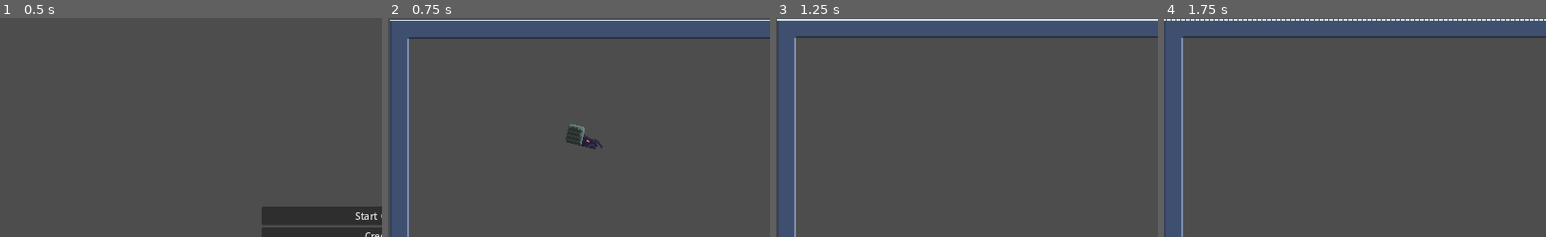
Above: before the commit, frames 1-4 (left to right).
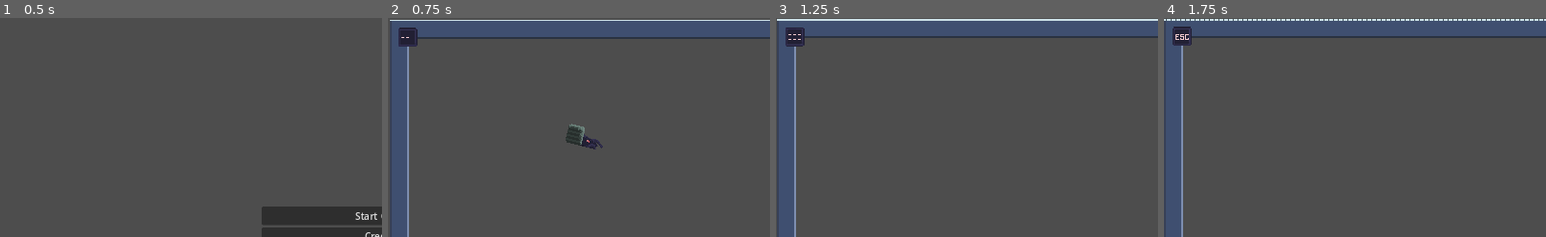
Above: after the commit, the same moments.

Repository: SweetFrontier/RogueScience
Game: Godot game, scene res://Scenes/MainMenu.tscn
The game is run twice, just before and just after one commit, with the same random seed, the same clock (stepped at 60 frames per second) and the same inputs.
Inputs:
- Up to frame 1 (0.5 s): no input
- Up to frame 2 (0.75 s): click "Start Game" at 0.5 s
- Up to frame 3 (1.25 s): no input
- Up to frame 4 (1.75 s): tap Enter at 1.25 s; hold D from 1.28 s (still down); tap 0 at 1.35 s; tap Space at 1.52 s
The pictures show only the part of the screen within x 0-50%, y 0-50%; the shares and areas given below are measured in that part.

Frame 1 is identical in both runs. In frame 2, 0.4% of the frame differs, in the area x 2-8%, y 4-14%; in frame 3, 0.4%; in frame 4, 0.4%, in the area x 2-8%, y 3-13%.

Commit message:
Fixed Esc Key Animation showing

Diff:
--- a/Art/SpriteFrames/keyAnims.tres
+++ b/Art/SpriteFrames/keyAnims.tres
@@ -28,6 +28,7 @@
 [ext_resource type="Texture2D" uid="uid://dnu4ulyddwf8s" path="res://Art/Keys/keys_o.png" id="15_srhay"]
 [ext_resource type="Texture2D" uid="uid://bug5pb6c080ax" path="res://Art/Keys/keys_p.png" id="16_5tx7k"]
 [ext_resource type="Texture2D" uid="uid://clq88d4n2flsk" path="res://Art/Keys/keys_q.png" id="17_4bqm0"]
+[ext_resource type="Texture2D" uid="uid://cu8154t7qhgb3" path="res://Art/Keys/keys_esc.png" id="17_8e6pk"]
 [ext_resource type="Texture2D" uid="uid://bhv3b8bihrdm8" path="res://Art/Keys/keys_r.png" id="18_7fkmx"]
 [ext_resource type="Texture2D" uid="uid://bo7cj6mqn65vh" path="res://Art/Keys/keys_s.png" id="19_h5i1b"]
 [ext_resource type="Texture2D" uid="uid://cgigxydfubfok" path="res://Art/Keys/keys_t.png" id="20_kjnpc"]
@@ -166,6 +167,14 @@
 atlas = ExtResource("5_tw38k")
 region = Rect2(32, 0, 32, 32)
 
+[sub_resource type="AtlasTexture" id="AtlasTexture_hjorn"]
+atlas = ExtResource("17_8e6pk")
+region = Rect2(0, 0, 32, 32)
+
+[sub_resource type="AtlasTexture" id="AtlasTexture_jvv4e"]
+atlas = ExtResource("17_8e6pk")
+region = Rect2(32, 0, 32, 32)
+
 [sub_resource type="AtlasTexture" id="AtlasTexture_q8of7"]
 atlas = ExtResource("6_s5rk4")
 region = Rect2(0, 0, 32, 32)
@@ -514,6 +523,17 @@
 }, {
 "frames": [{
 "duration": 1.0,
+"texture": SubResource("AtlasTexture_hjorn")
+}, {
+"duration": 1.0,
+"texture": SubResource("AtlasTexture_jvv4e")
+}],
+"loop": true,
+"name": &"esc",
+"speed": 5.0
+}, {
+"frames": [{
+"duration": 1.0,
 "texture": SubResource("AtlasTexture_q8of7")
 }, {
 "duration": 1.0,
--- a/Scripts/MainMenu.gd
+++ b/Scripts/MainMenu.gd
@@ -12,6 +12,5 @@
 func _on_credits_button_pressed():
 	get_tree().change_scene_to_file("res://Scenes/credits.tscn")
 
-
 func _on_quit_button_pressed():
 	get_tree().quit()
Not shown: 1 places in Art/SpriteFrames/keyAnims.tres that only renumber resources
